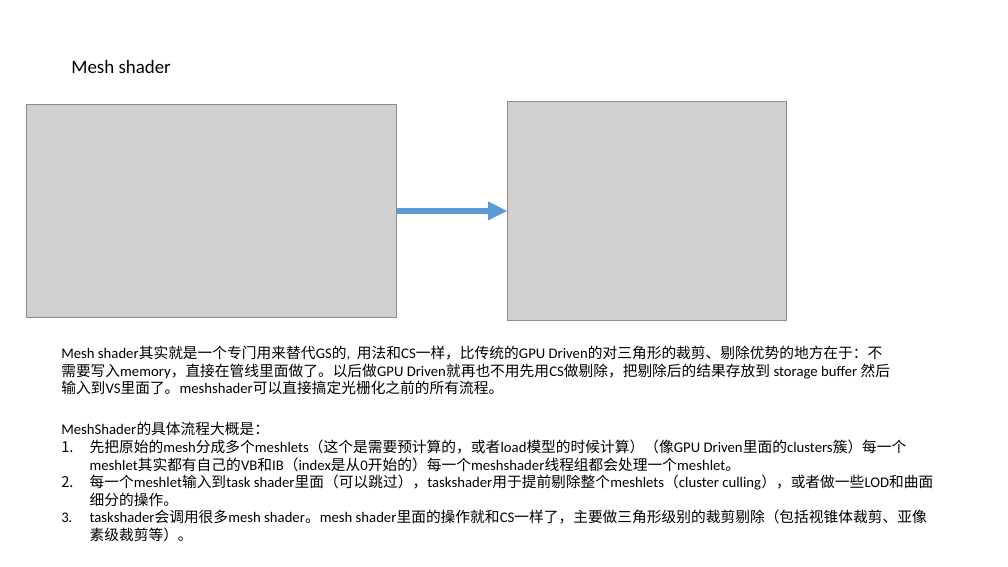
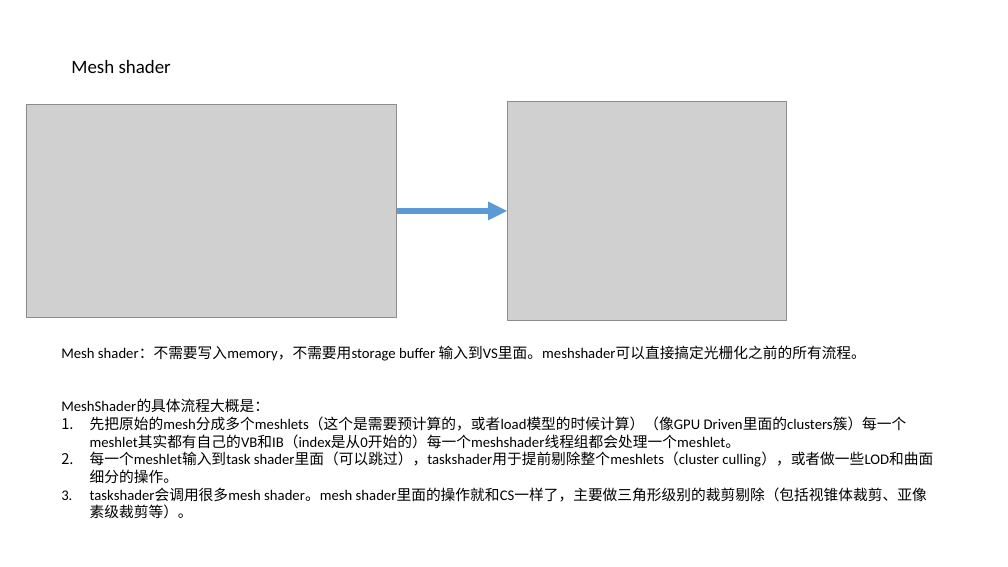
Before and after one commit to Tianji95/CG_learning_note, a slide deck: slide 8 of UE5_ppt/nanite简析.pptx. Drawn at 1008x567 pixels with LibreOffice and Linux fonts; fonts in the diff are those of the drawing; grey boxes stand for pictures. Boxes give left, top, right and bottom in pixels: in the first picture for what was removed or moved away, otherwise in the second. Text is boxed around its words. In the diff, an @@ line names an element or a change of style, - is before the commit and + after.

```diff
--- a/UE5_ppt/nanite简析.pptx
+++ b/UE5_ppt/nanite简析.pptx
@@ text at <box>61,345,866,361</box>: text changed @@
-Mesh shader其实就是一个专门用来替代GS的, 用法和CS一样，比传统的GPU Driven的对三角形的裁剪、剔除优势的地方在于：不需要写入memory，直接在管线里面做了。以后做GPU Driven就再也不用先用CS做剔除，把剔除后的结果存放到 storage buffer 然后输入到VS里面了。meshshader可以直接搞定光栅化之前的所有流程。
+Mesh shader：不需要写入memory，不需要用storage buffer 输入到VS里面。meshshader可以直接搞定光栅化之前的所有流程。
@@ text "MeshShader的具体流程大概是：": place and size @@
-text "MeshShader的具体流程大概是：" at <box>61,422,933,542</box>
+text "MeshShader的具体流程大概是：" at <box>61,399,933,519</box>
```
Also in this commit, not shown: 3 other slides changed, 7 slides added, 1 slide removed.
